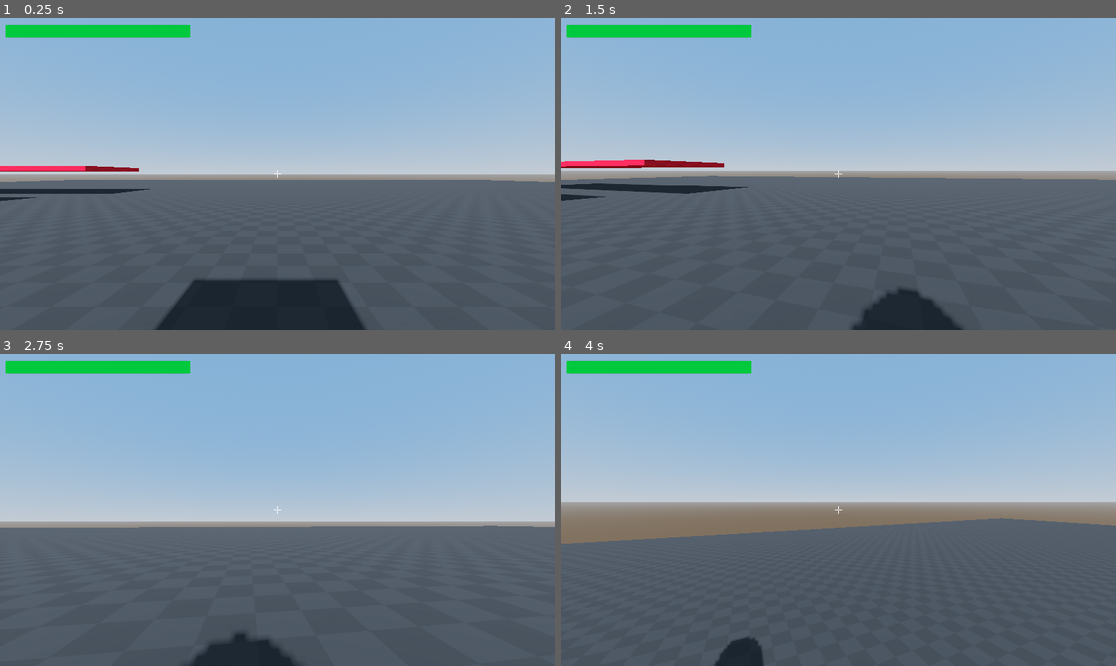
Above: before the commit, frames 1-4 (two rows, left to right).
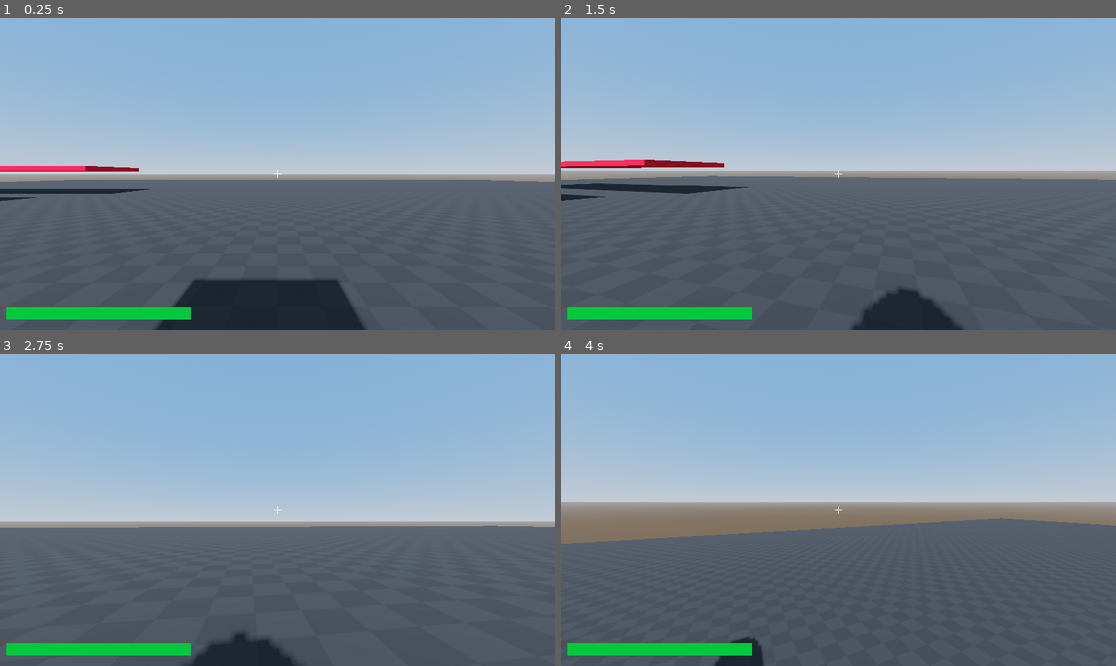
Above: after the commit, the same moments.

Repository: Lilhappy19/Karlson_remaster
Game: Godot game, scene res://scenes/main.tscn
Same seed, same stepped clock (60 frames per second), same inputs: the game is played once before the commit and once after it.
Inputs (mouse positions are in pixels of both pictures, inside the frame that each line leads up to):
- Up to frame 1 (0.25 s): no input
- Up to frame 2 (1.5 s): tap Enter at 0.5 s; move the mouse to (866, 174) at 0.52 s; hold Ctrl (Move_Crouch_Slide) 0.53-1.28 s; hold W (Move_Forward) from 0.53 s (still down); tap Space (Move_Jump) at 0.77 s; move the mouse to (810, 174) at 1.27 s; tap Shift (Move_Sprint) at 1.35 s
- Up to frame 3 (2.75 s): keep holding W (Move_Forward); tap Space (Move_Jump) at 1.52 s; move the mouse to (288, 503) at 2.02 s; hold Ctrl (Move_Crouch_Slide) from 2.03 s (still down)
- Up to frame 4 (4 s): keep holding W (Move_Forward); move the mouse to (832, 516) at 2.77 s; release Ctrl (Move_Crouch_Slide) at 2.78 s; tap Shift (Move_Sprint) at 2.85 s; tap Space (Move_Jump) at 3.02, 3.77 s; move the mouse to (877, 513) at 3.52 s; hold Ctrl (Move_Crouch_Slide) from 3.53 s (still down)

The runs differ from the first frame. In frame 1, 2.7% of the frame differs, in the area x 1-35%, y 2-97%; in frame 2, 2.7%; in frame 3, 2.7%; in frame 4, 2.7%.

Commit message:
add : .exe file

Diff:
--- a/scenes/player.tscn
+++ b/scenes/player.tscn
@@ -45,10 +45,14 @@
 transform = Transform3D(1, 0, 0, 0, 1, 0, 0, 0, 1, 0, 0.47718334, -0.3861072)
 
 [node name="HealthBar" type="ProgressBar" parent="Camera3D" unique_id=1092745569]
-offset_left = 12.0
-offset_top = 14.0
-offset_right = 395.0
-offset_bottom = 41.0
+anchors_preset = 2
+anchor_top = 1.0
+anchor_bottom = 1.0
+offset_left = 13.0
+offset_top = -48.0
+offset_right = 396.0
+offset_bottom = -21.0
+grow_vertical = 0
 theme_override_styles/fill = SubResource("StyleBoxFlat_3vyb7")
 show_percentage = false
 
Not shown, added: export_presets.cfg
Not shown, added: Karlson_remaster.console.exe
Not shown, added: Karlson_remaster.exe
Not shown, added: Karlson_remaster.pck
